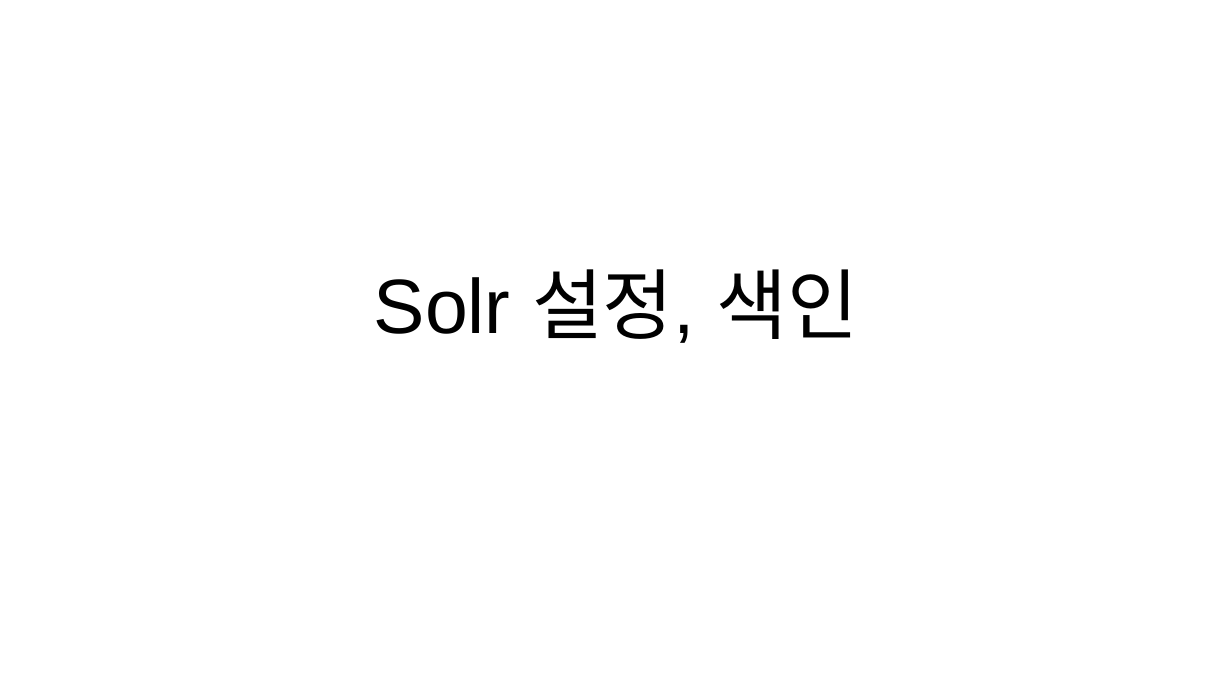
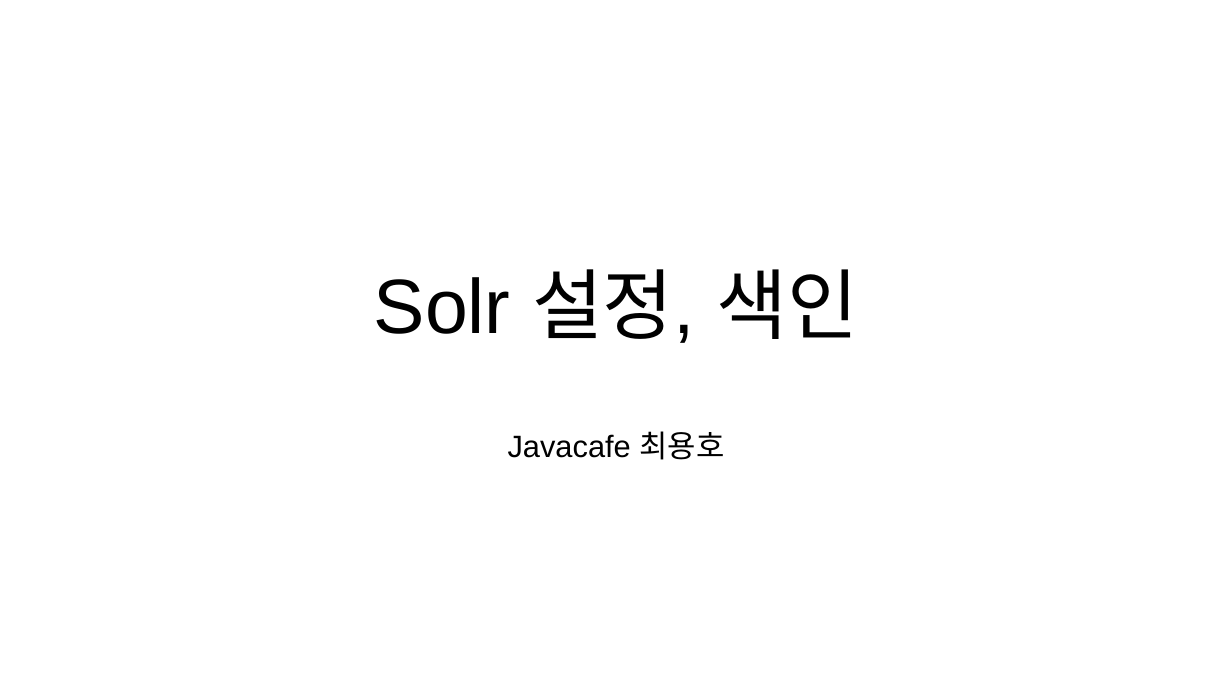
Before and after one commit to YonghoChoi/develop-note, a slide deck: slide 1 of md/Solr-in-Action/pptx/Solr_설정_색인.pptx. Drawn at 1232x693 pixels with LibreOffice and Linux fonts; fonts in the diff are those of the drawing. Boxes give left, top, right and bottom in pixels: in the first picture for what was removed or moved away, otherwise in the second. Text is boxed around its words. In the diff, an @@ line names an element or a change of style, - is before the commit and + after.

Commit message:
솔라 설정 및 색인 발표 자료에 노트 추가, ELK 구성 발표자료 추가

```diff
--- a/md/Solr-in-Action/pptx/Solr_설정_색인.pptx
+++ b/md/Solr-in-Action/pptx/Solr_설정_색인.pptx
@@ subtitle added at box(508, 431, 724, 460), 24 pt, text #000000 @@
+Javacafe 최용호
```
Also in this commit, not shown: 3 other slides changed, 1 slide added, 2 other files.
